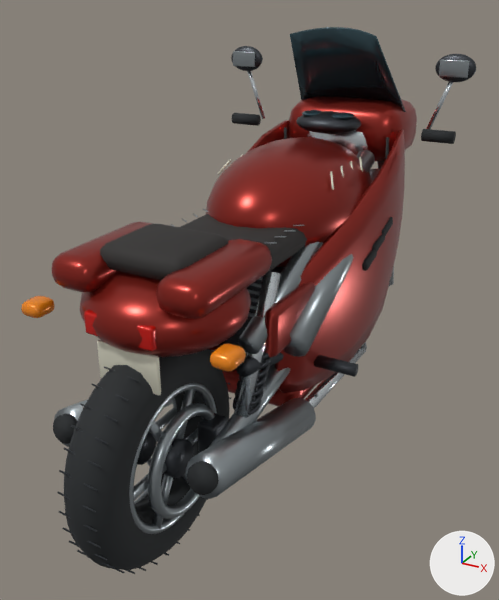
The Blender file assets/models/source/phantom.blend: old version first, new version second.
The view is the same before and after, from a 50 mm lens placed at (1.05, -2.14, 1.56), pointed at (-0.06, -0.11, 0.55). Lighting does not change. The marker at lower right points along +X, +Y and +Z. The picture after the commit comes second.

Script lines for the objects in view, before the commit:
```python
ob_brushed_steel = bpy.data.objects.new('Brushed steel', me_cylinder_100)
ob_brushed_steel.location = (-0.18, -0.09, 0.81)
ob_brushed_steel.rotation_euler = (1.179, 0.0, 3.142)  # degrees (68, 0, 180)
ob_brushed_steel_001 = bpy.data.objects.new('Brushed steel.001', me_torus_002)
ob_brushed_steel_001.parent = ob_wheelrear
ob_brushed_steel_001.location = (-0.065, 0.0, 0.0)
ob_brushed_steel_001.rotation_euler = (0.0, 1.571, 0.0)  # degrees (0, 90, 0)
ob_paint = bpy.data.objects.new('Paint', me_sphere)
ob_paint.location = (0.0, 0.12, 0.87)
ob_seat_leather = bpy.data.objects.new('Seat leather', me_cube_003)
ob_seat_leather.location = (0.0, -0.37, 0.84)
# also in view: 'Indicator' at (0.0, -0.88, 0.77); 'Engine' at (0.0, 0.12, 0.84); 'Rubber' at (0.0, -0.18, 0.73); 'Headlight' at (0.0, 0.01, 0.85); 'Engine.001' at (0.0, -0.79, 0.34)
```
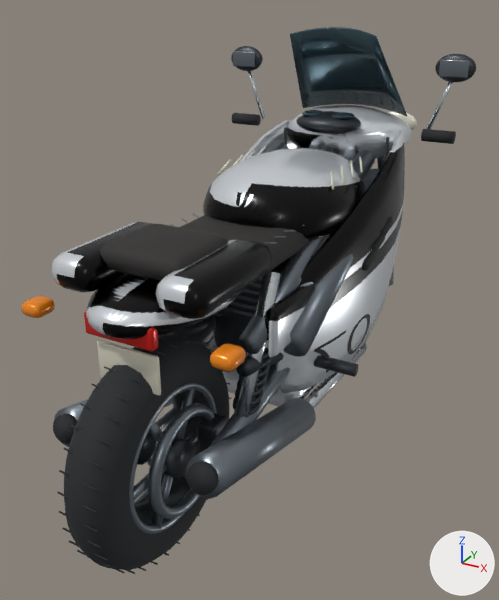
Where the newer file only moved an object's origin or applied its transform, the numbers keep the older frame.

Edits to the bpy script that builds the scene:
```text
Add img_bike_livery_albedo_png:
    img_bike_livery_albedo_png = load_image('bike_livery_albedo.png', '_unpacked/bike_livery_albedo.png', 1024, 512, 'sRGB')
Add img_bike_livery_normal_png:
    img_bike_livery_normal_png = load_image('bike_livery_normal.png', '_unpacked/bike_livery_normal.png', 1024, 512, 'Non-Color')
Add img_bike_livery_roughness_png:
    img_bike_livery_roughness_png = load_image('bike_livery_roughness.png', '_unpacked/bike_livery_roughness.png', 1024, 512, 'Non-Color')
Change mat_brushed_steel:
    mat_brushed_steel.base_color: (0.34, 0.38, 0.4) -> (0.19, 0.22, 0.25)  # grey #9ea6aa -> grey #798189
Change mat_paint:
    remove # nodes: BsdfPrincipled, OutputMaterial
    remove # colours: red #952c23
    nodes: BsdfPrincipled, NormalMap, OutputMaterial, TexImage x3
    uses the picture img_bike_livery_albedo_png
    uses the picture img_bike_livery_normal_png
    uses the picture img_bike_livery_roughness_png
Change me_sphere:
    used by ob_paint; location = (0.0, 0.12, 0.87)
    remove me_sphere.from_pydata(...)  # 1914 vertices, 1988 faces; spans x -0.32..0.32, y -1.05..1.03, z -0.64..0.3
    add me_sphere.from_pydata(...)  # 2700 vertices, 2722 faces; spans x -0.32..0.32, y -1.09..1.03, z -0.64..0.28
    me_sphere part 1: the loose piece of 96 vertices spanning x -0.25..0.25, y 0.39..0.75, z 0.07..0.3 is rebuilt with 450 vertices and now spans x -0.26..0.26, y 0.35..0.79, z 0.06..0.28
    me_sphere part 2: 2 vertices moved within x -0.06..0.06, y -1.04, z -0.09; 719 vertices removed from x -0.27..0.27, y -1.05..0.43, z -0.22..0.22; 1151 vertices added at x -0.26..0.26, y -1.09..0.36, z -0.13..0.19
    me_sphere part 3: 1110 kept faces spanning x -0.32..0.32, y -1.02..1.03, z -0.64..0.21 get new texture (UV) coordinates
```

Boxes [x1, y1, x2, y2] around the edits, measured in the pictures (499 x 600 px; the box of a moved part takes in the faces that stretch with it):
'Paint', surface changed, reshaped (red to grey)
    before: [52, 97, 417, 407]
    after: [52, 105, 412, 407]
'Brushed steel', recoloured
    both: [55, 51, 470, 497]
'Brushed steel.001', recoloured
    both: [129, 383, 217, 534]
part 1 of me_sphere, rebuilt (17% shorter)
    before: [289, 97, 417, 162]
    after: [287, 105, 412, 159]
part 2 of me_sphere, moved or reshaped
    before: [80, 137, 372, 357]
    after: [86, 148, 381, 339]
part 3 of me_sphere, surface changed
    both: [52, 120, 405, 407]
